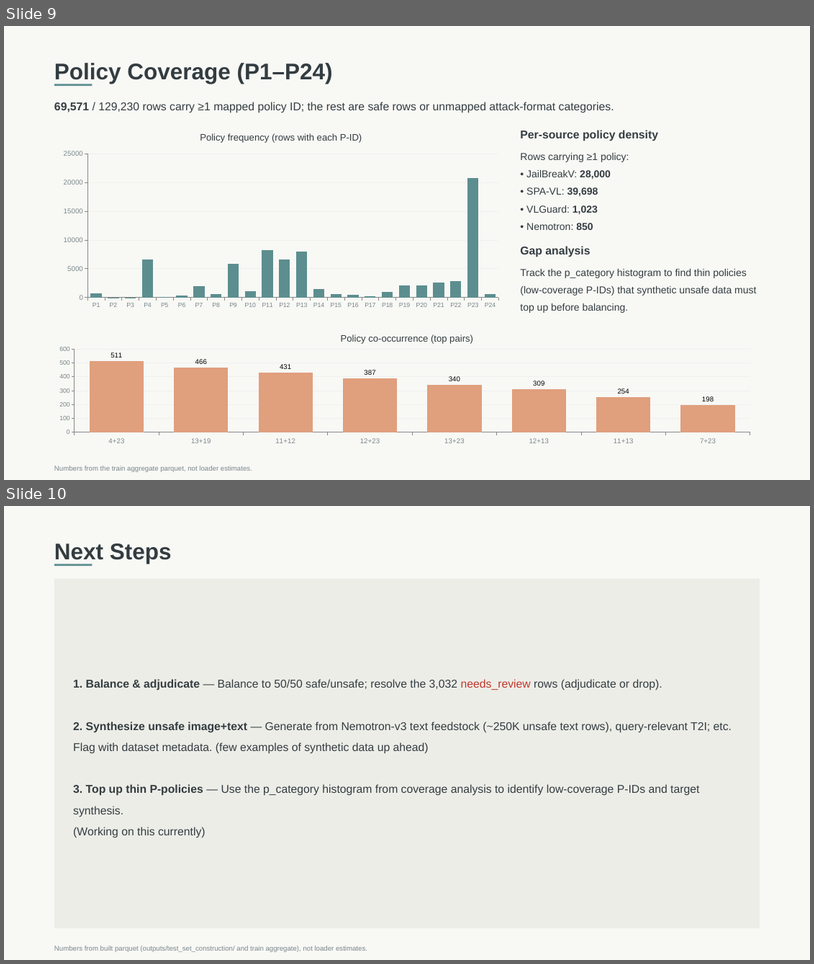
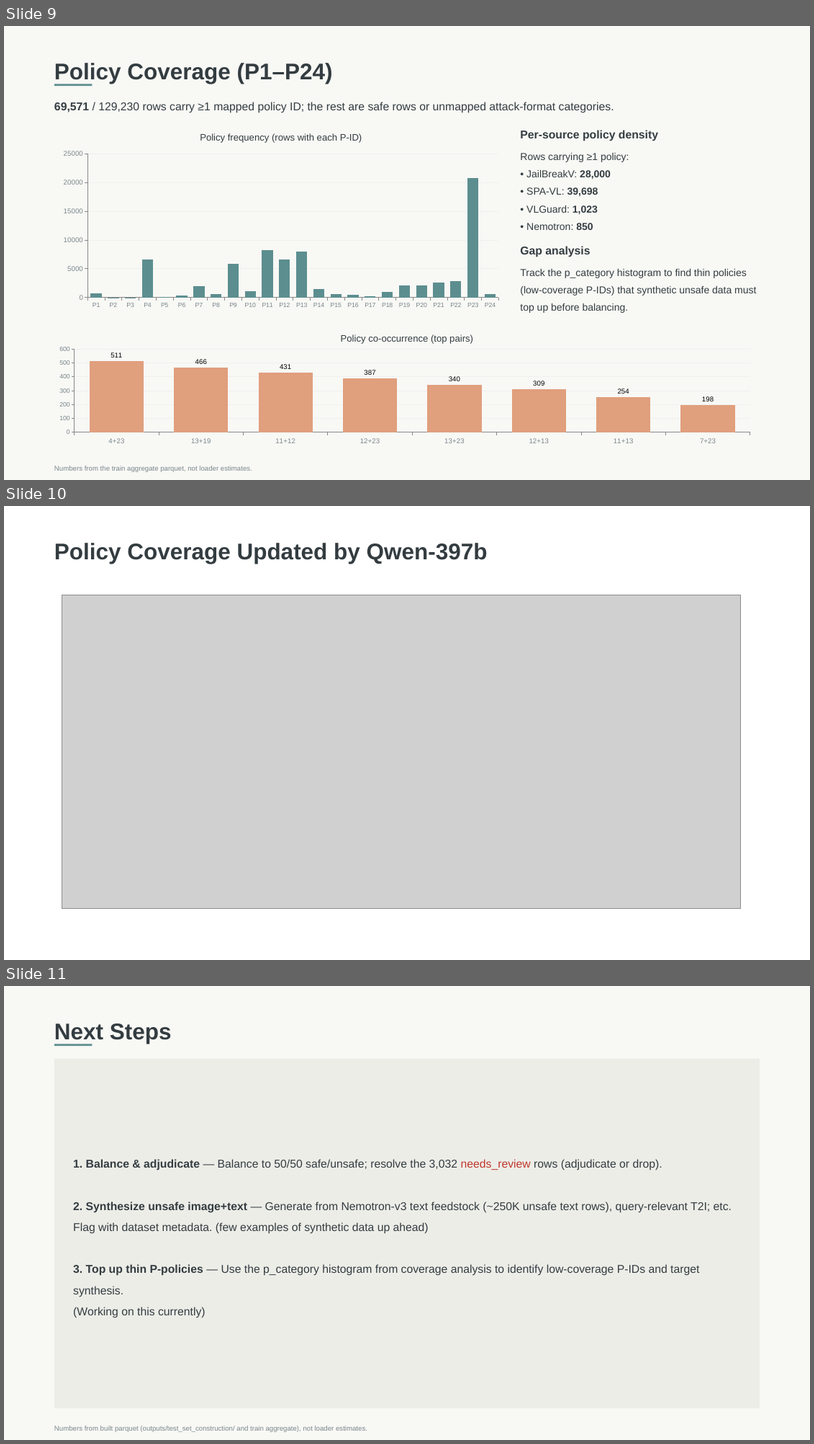
Before and after one commit to kunjcr2/A10-Internship-Progress, a slide deck: week-04/VLMSync3.pptx. Shown one above the other, each under a label of ours: slides 9 and 10 before the commit, slides 9, 10 and 11 after it. The pictures are 814x964 and 814x1444 pixels, drawn with LibreOffice and Linux fonts; fonts in the diff are those of the drawing; grey boxes stand for pictures. Boxes give left, top, right and bottom in pixels: in the first picture for what was removed or moved away, otherwise in the second. Text is boxed around its words. In the diff, an @@ line names an element or a change of style, - is before the commit and + after.

Commit message:
VLMSync up 3 updated with new graph

```diff
--- a/week-04/VLMSync3.pptx
+++ b/week-04/VLMSync3.pptx
@@ slide 10 added at [4, 506, 810, 960], background #FFFFFF @@
@@ text added at [54, 543, 488, 564], 36 pt, text #333C40, bold @@
+Policy Coverage Updated by Qwen-397b
@@ picture added at [62, 595, 741, 908] @@
@@ what was slide 10 is now slide 11 @@
```
